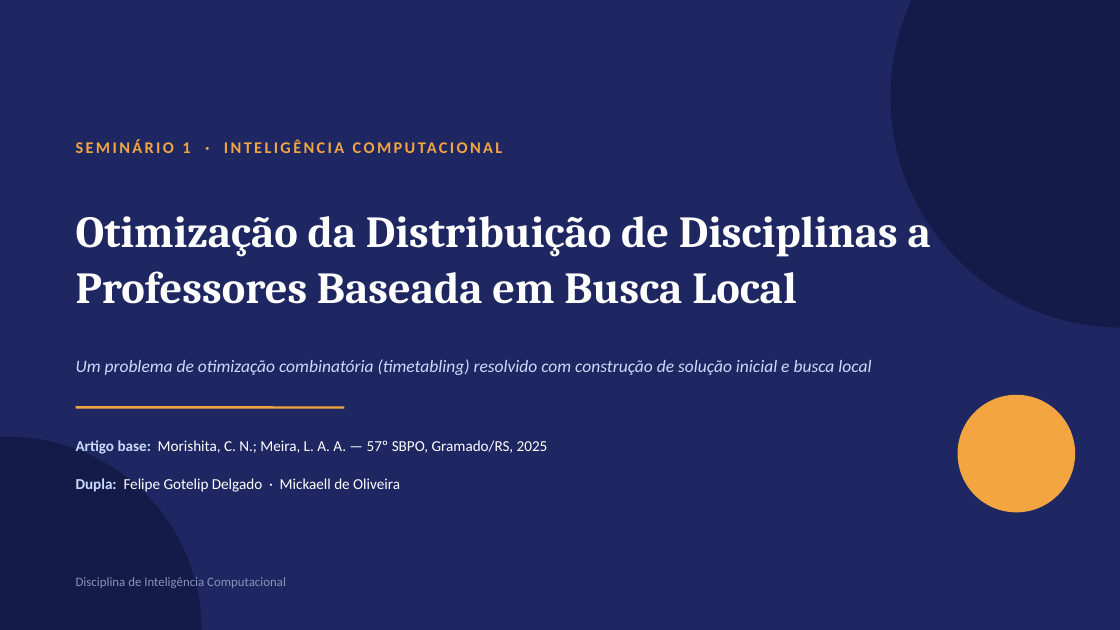
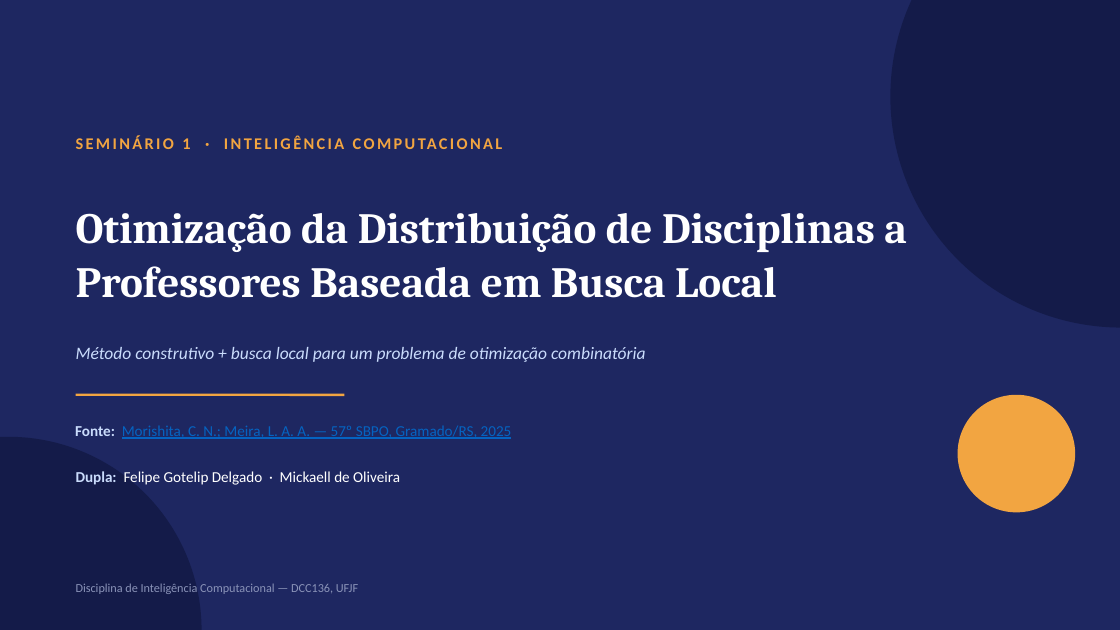
Before and after one commit to fgotelip/SeminariosInteligenciaComputacional, a slide deck: slide 1 of S1/seminario_otimizacao_disciplinas.pptx. Drawn at 1120x630 pixels with LibreOffice and Linux fonts; fonts in the diff are those of the drawing. Boxes give left, top, right and bottom in pixels: in the first picture for what was removed or moved away, otherwise in the second. Text is boxed around its words. In the diff, an @@ line names an element or a change of style, - is before the commit and + after.

Commit message:
docs: corrige apresentação para o scopo pedido

```diff
--- a/S1/seminario_otimizacao_disciplinas.pptx
+++ b/S1/seminario_otimizacao_disciplinas.pptx
@@ text "SEMINÁRIO 1 · INTELIGÊNCIA COMPUTACIONAL" moved from (x1=182, y1=142, x2=190, y2=153) to (x1=182, y1=138, x2=190, y2=149) @@
@@ text "Otimização da Distribuição de Disciplinas ..." at (x1=76, y1=213, x2=907, y2=298): size 38 to 37 pt @@
@@ text at (x1=76, y1=347, x2=646, y2=362): text changed @@
-Um problema de otimização combinatória (timetabling) resolvido com construção de solução inicial e busca local
+Método construtivo + busca local para um problema de otimização combinatória
@@ line moved from (76, 408) - (344, 408) to (76, 395) - (344, 395) @@
@@ text at (x1=75, y1=426, x2=512, y2=439): text changed; text colour #FFFFFF to #0563C1 @@
-Artigo base: Morishita, C. N.; Meira, L. A. A. — 57º SBPO, Gramado/RS, 2025
+Fonte: Morishita, C. N.; Meira, L. A. A. — 57º SBPO, Gramado/RS, 2025
@@ text "Dupla: Felipe Gotelip Delgado · ..." moved from (x1=76, y1=478, x2=400, y2=492) to (x1=76, y1=471, x2=400, y2=485) @@
@@ text at (x1=76, y1=583, x2=358, y2=594): text changed; size 11 to 10.5 pt @@
-Disciplina de Inteligência Computacional
+Disciplina de Inteligência Computacional — DCC136, UFJF
```
Also in this commit, not shown: 6 other slides changed, 4 slides added, 7 slides removed, 1 other file.
